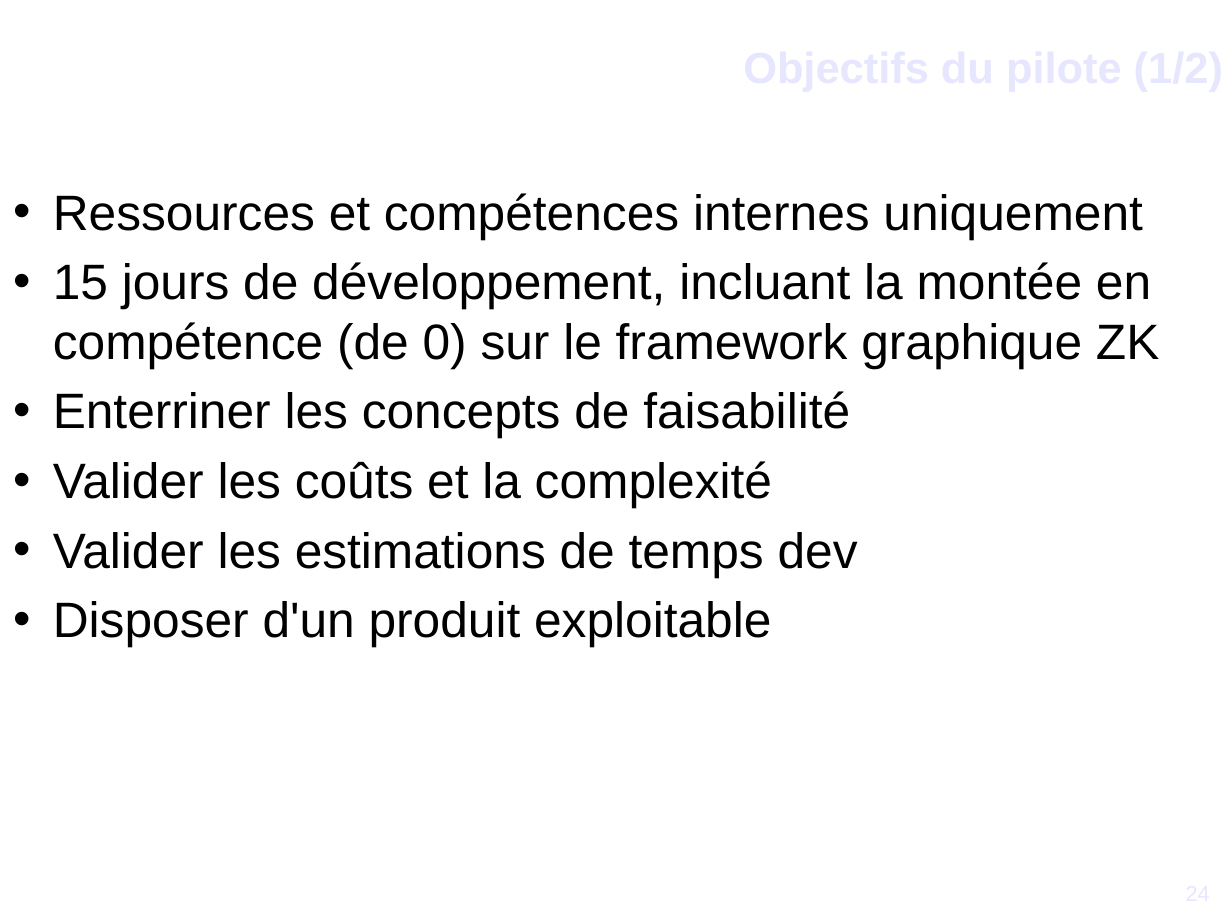
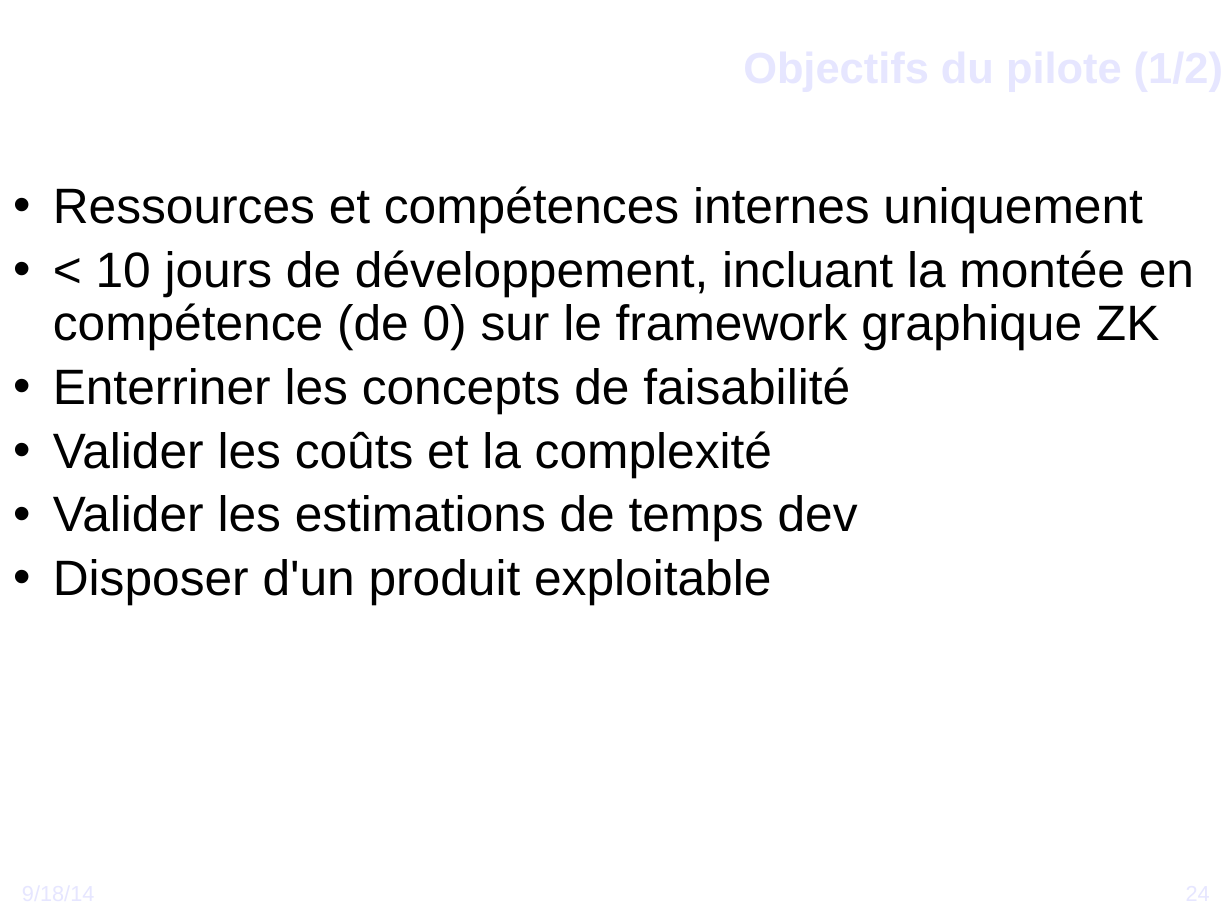
Before and after one commit to DSI-Ville-Noumea/sirh-kiosque-j2ee-old, a slide deck: slide 24 of src/site/resources/Vers_un_Kiosque_RH_J2EE.odp. Drawn at 1232x924 pixels with LibreOffice and Linux fonts; fonts in the diff are those of the drawing; background and template pictures are left out. Boxes give left, top, right and bottom in pixels: in the first picture for what was removed or moved away, otherwise in the second. Text is boxed around its words. In the diff, an @@ line names an element or a change of style, - is before the commit and + after.

```diff
--- a/src/site/resources/Vers_un_Kiosque_RH_J2EE.odp
+++ b/src/site/resources/Vers_un_Kiosque_RH_J2EE.odp
@@ text at [53,186,1142,605]: line spacing 1 to 0.9 @@
@@ text at [53,250,1194,350]: text changed @@
-• 15 jours de développement, incluant la montée en compétence (de 0) sur le framework graphique ZK
+• < 10 jours de développement, incluant la montée en compétence (de 0) sur le framework graphique ZK
@@ text added at [22,880,421,923], 14 pt, text #E6E6FF @@
+9/18/14
```
Also in this commit, not shown: 22 other slides changed, 20 slides added, 20 slides removed.
